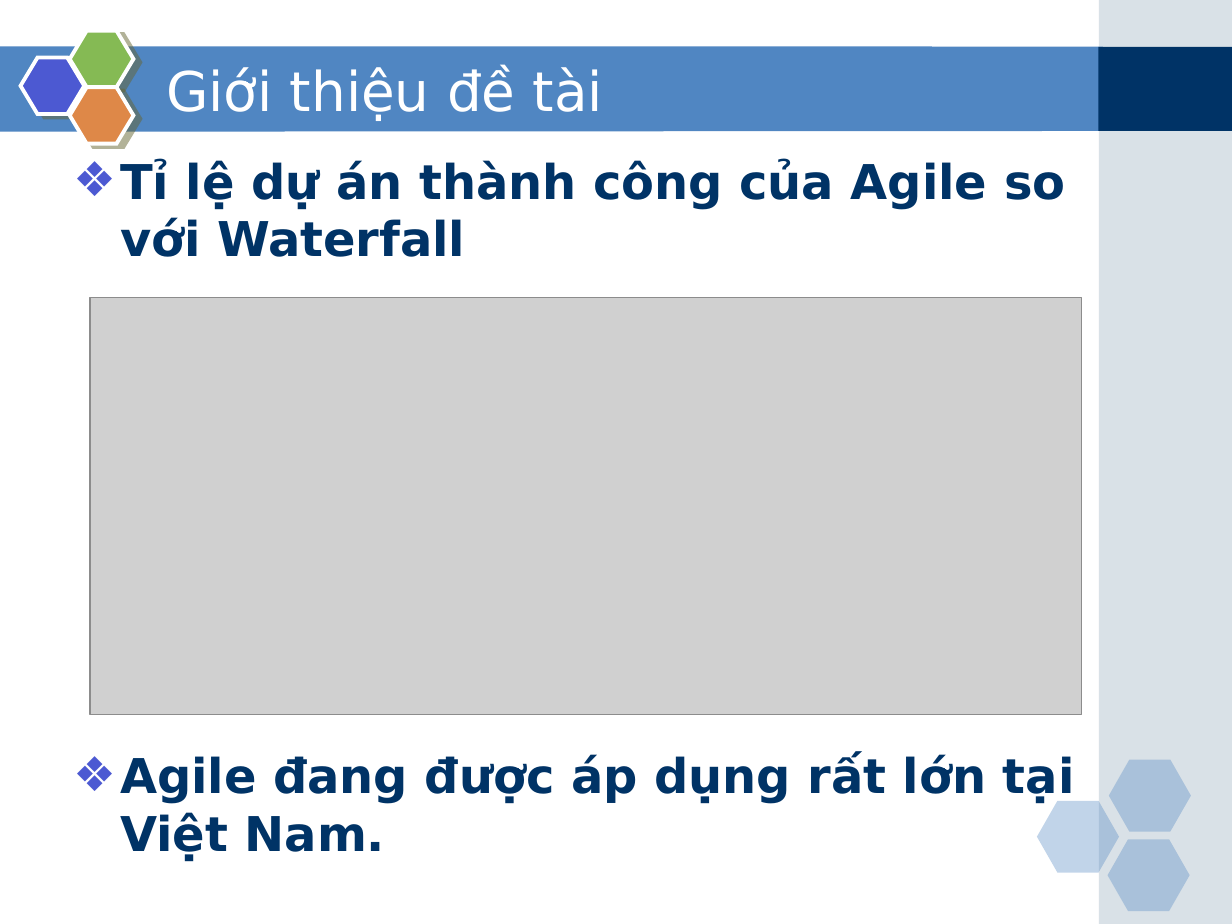
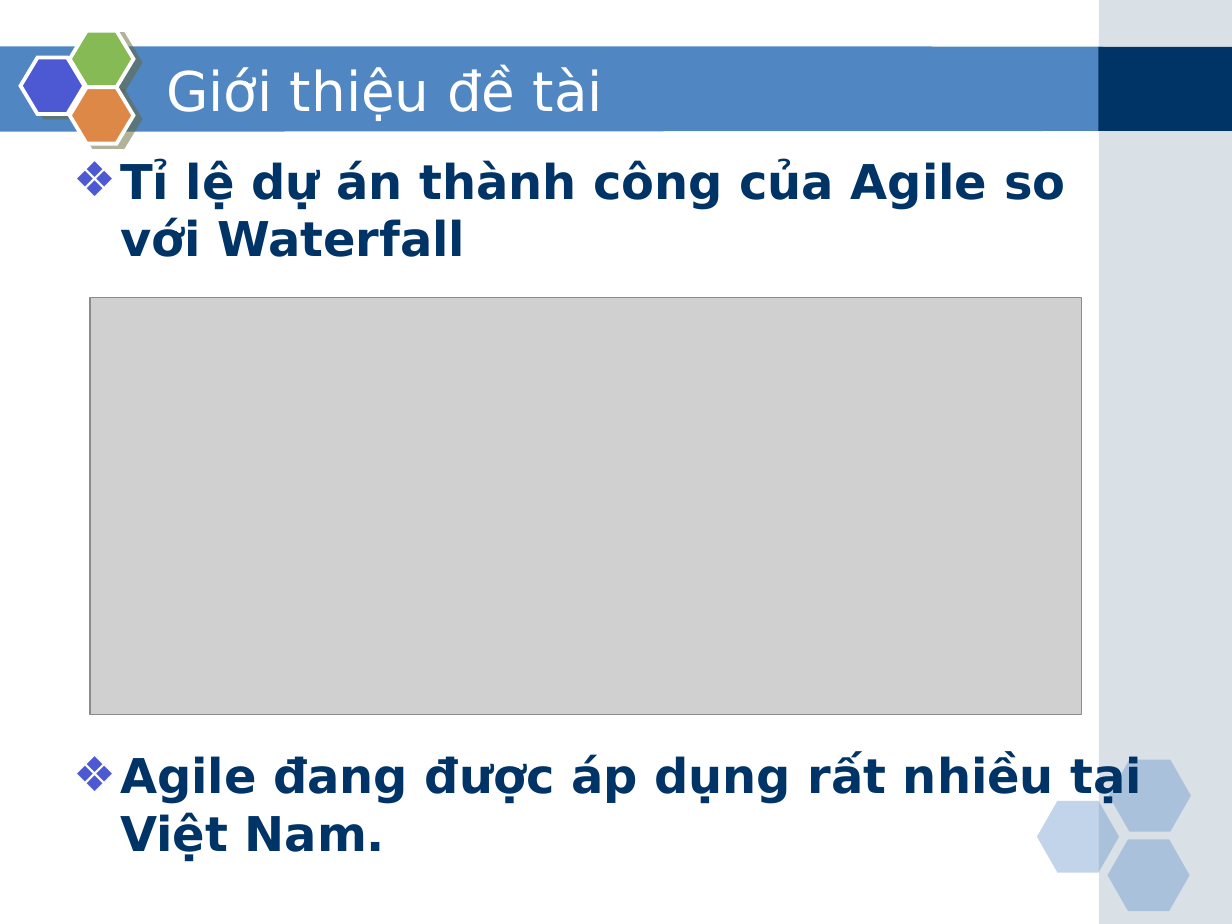
Before and after one commit to phamduong/graduation-project-agile-tool, a slide deck: slide 3 of Báo cáo/Slide bao cao.pptx. Drawn at 1232x924 pixels with LibreOffice and Linux fonts; fonts in the diff are those of the drawing; grey boxes stand for pictures. Boxes give left, top, right and bottom in pixels: in the first picture for what was removed or moved away, otherwise in the second. Text is boxed around its words. In the diff, an @@ line names an element or a change of style, - is before the commit and + after.

```diff
--- a/Báo cáo/Slide bao cao.pptx
+++ b/Báo cáo/Slide bao cao.pptx
@@ text at [120,754,1143,862]: text changed @@
-❖ Agile đang được áp dụng rất lớn tại Việt Nam.
+❖ Agile đang được áp dụng rất nhiều tại Việt Nam.
```
Also in this commit, not shown: 12 other slides changed, 3 slides added, 12 other files.
